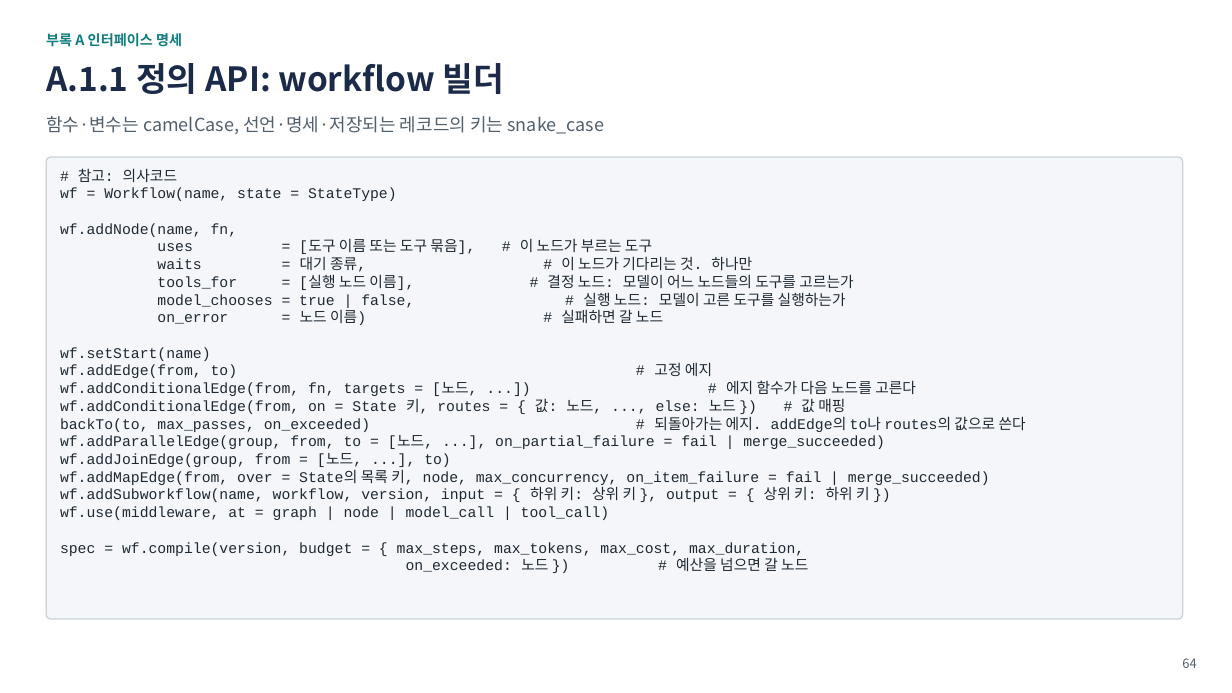
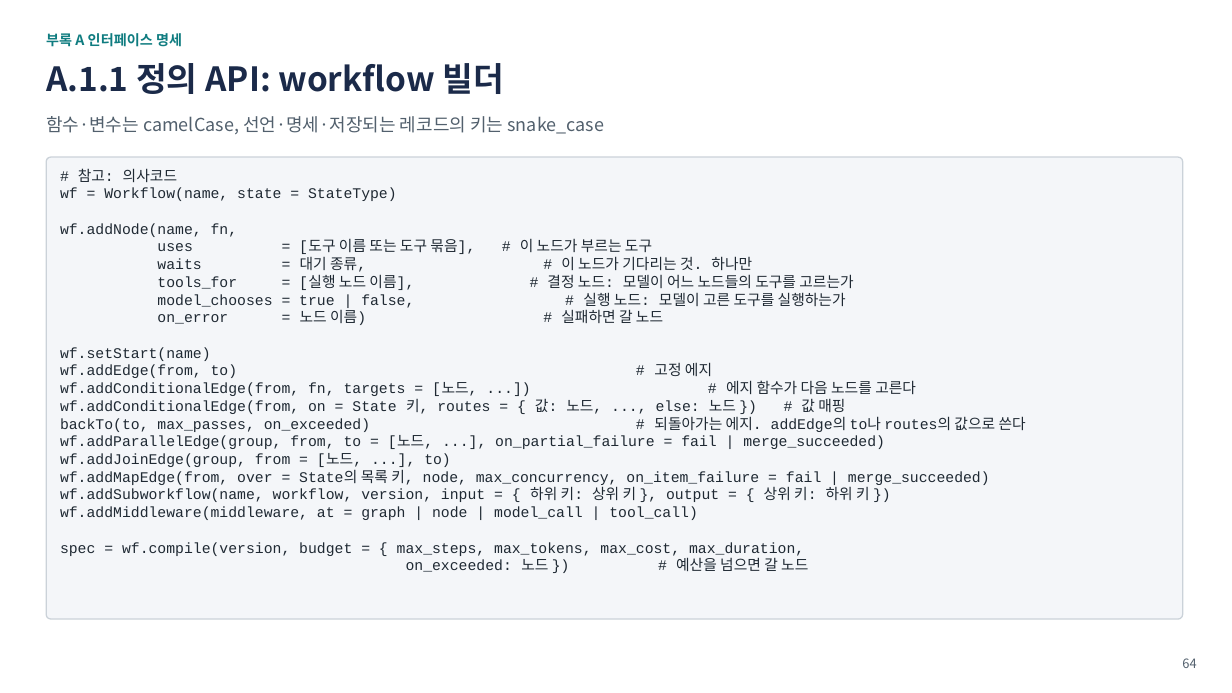
Before and after one commit to iwindfree/ai-agent-framework-architecture, a slide deck: slide 64 of AI_Agent_Workflow_Framework_Summary.pptx. Drawn at 1232x693 pixels with LibreOffice and Linux fonts; fonts in the diff are those of the drawing. Boxes give left, top, right and bottom in pixels: in the first picture for what was removed or moved away, otherwise in the second. Text is boxed around its words. In the diff, an @@ line names an element or a change of style, - is before the commit and + after.

```diff
--- a/AI_Agent_Workflow_Framework_Summary.pptx
+++ b/AI_Agent_Workflow_Framework_Summary.pptx
@@ text at (60,506,698,520): text changed @@
-wf.use(middleware, at = graph | node | model_call | tool_call)
+wf.addMiddleware(middleware, at = graph | node | model_call | tool_call)
```
Also in this commit, not shown: 1 other slide changed, 1 other file.
